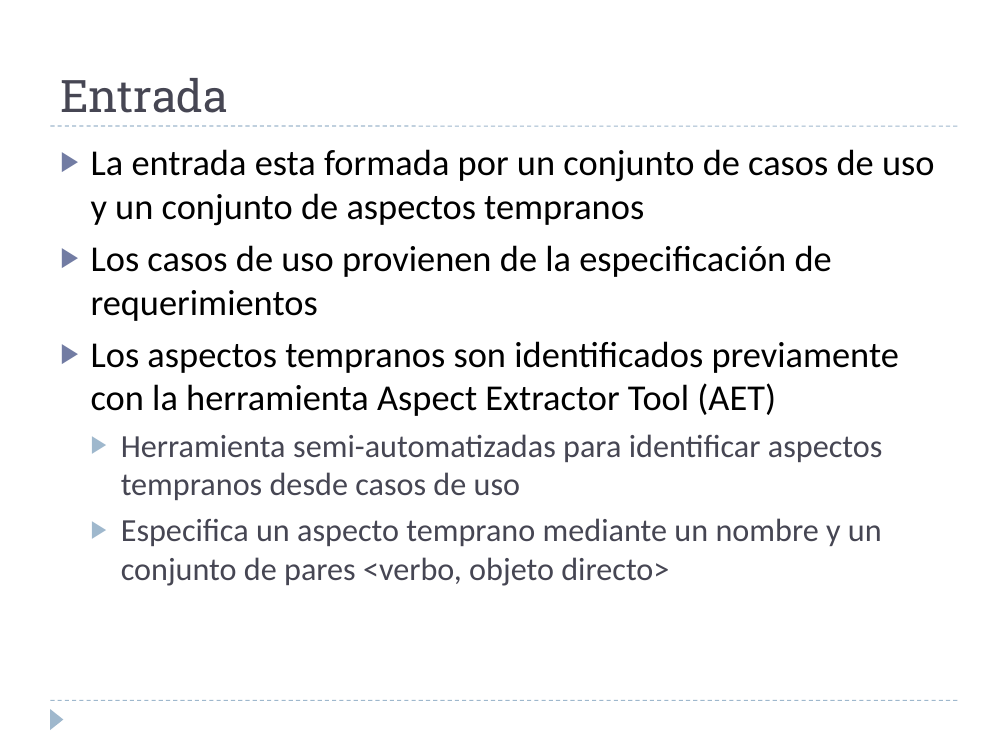
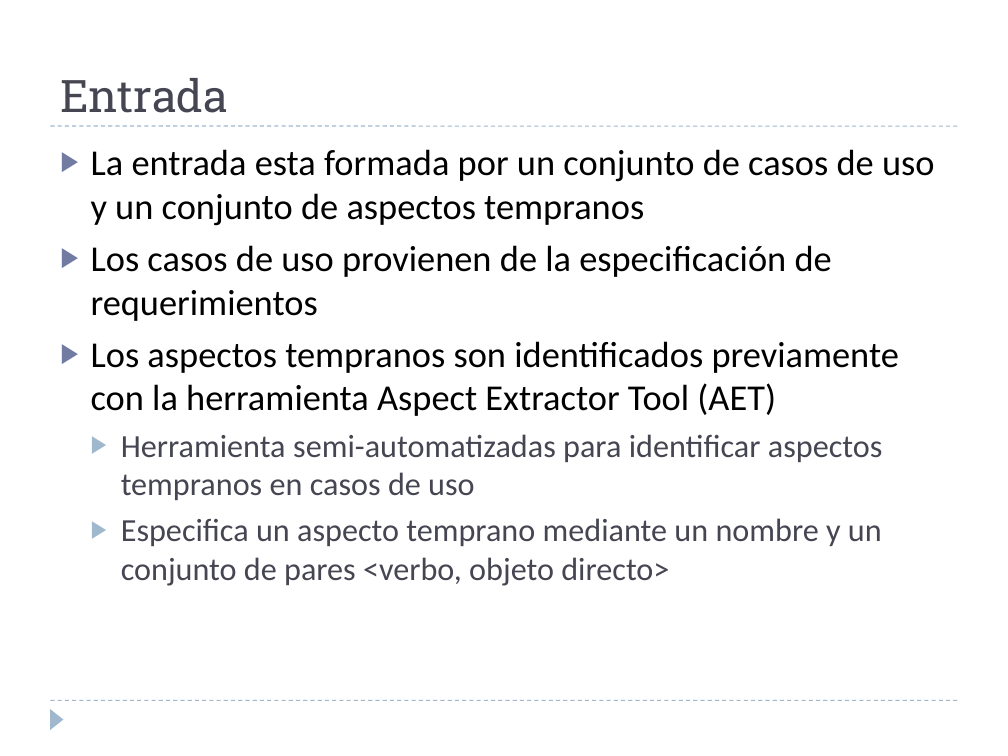
Before and after one commit to alejandrorago/qatesis2, a slide deck: slide 13 of Capitulos Finales/FilminasV0.2.pptx. Drawn at 1008x756 pixels with LibreOffice and Linux fonts; fonts in the diff are those of the drawing. Boxes give left, top, right and bottom in pixels: in the first picture for what was removed or moved away, otherwise in the second. Text is boxed around its words. In the diff, an @@ line names an element or a change of style, - is before the commit and + after.

```diff
--- a/Capitulos Finales/FilminasV0.2.pptx
+++ b/Capitulos Finales/FilminasV0.2.pptx
@@ text at <box>121,434,883,500</box>: text changed @@
-  ▶ Herramienta semi-automatizadas para identificar aspectos tempranos desde casos de uso
+  ▶ Herramienta semi-automatizadas para identificar aspectos tempranos en casos de uso
```
Also in this commit, not shown: 5 other slides changed.
